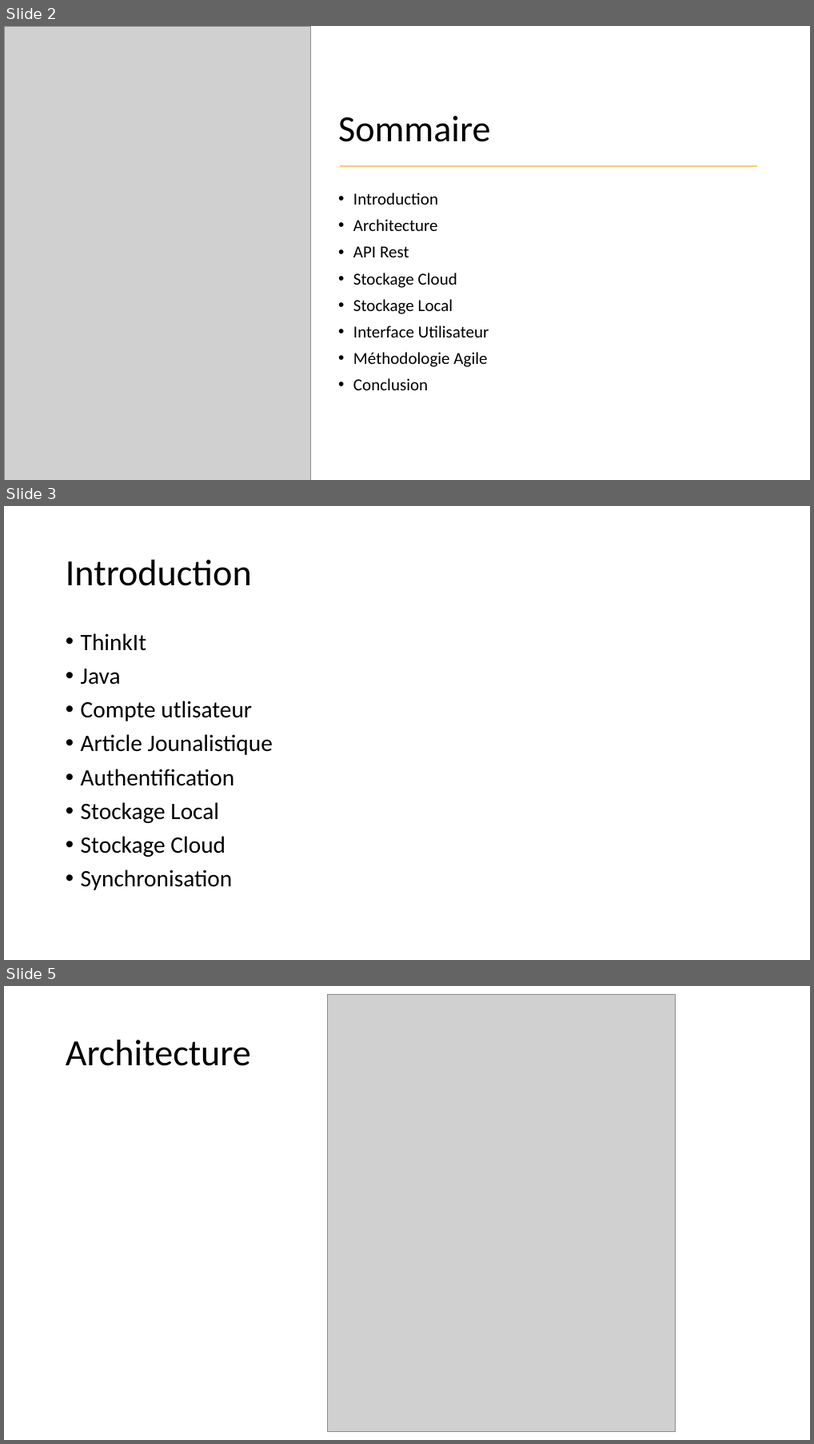
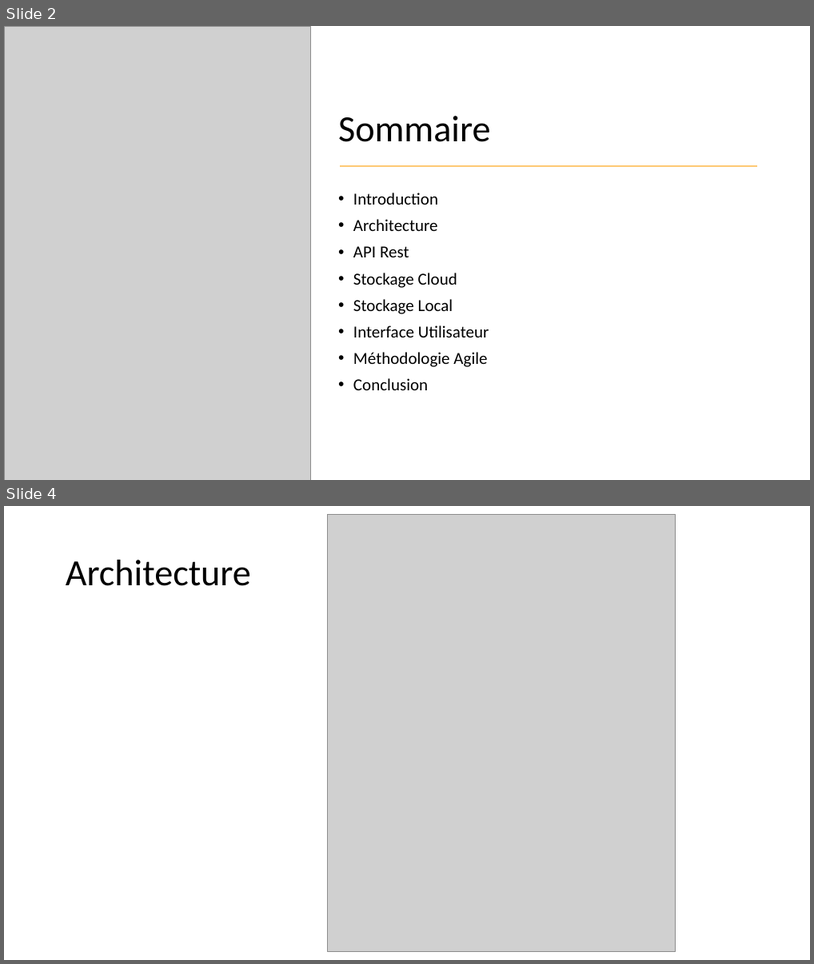
Before and after one commit to Danes99/esme-android, a slide deck: docs/pptx/Android Project - Group 1 - Becerra Stauner Taxil.pptx. Shown one above the other, each under a label of ours: slides 2, 3 and 5 before the commit, slides 2 and 4 after it; the slides between them are not shown. The pictures are 814x1444 and 814x964 pixels, drawn with LibreOffice and Linux fonts; fonts in the diff are those of the drawing; grey boxes stand for pictures. Boxes give left, top, right and bottom in pixels: in the first picture for what was removed or moved away, otherwise in the second. Text is boxed around its words. In the diff, an @@ line names an element or a change of style, - is before the commit and + after.

```diff
--- a/docs/pptx/Android Project - Group 1 - Becerra Stauner Taxil.pptx
+++ b/docs/pptx/Android Project - Group 1 - Becerra Stauner Taxil.pptx
@@ slide 3 removed at (4, 506, 810, 960), background #FFFFFF @@
@@ title removed at (66, 560, 252, 586) @@
-Introduction
@@ text removed at (81, 633, 273, 890) @@
-• ThinkIt
-• Java
-• Compte utlisateur
-• Article Jounalistique
-• Authentification
-• Stockage Local
-• Stockage Cloud
-• Synchronisation
@@ what was slide 5 is now slide 4 @@
```
Also in this commit, not shown: 3 slides changed, 1 other slide removed, 1 other file.
